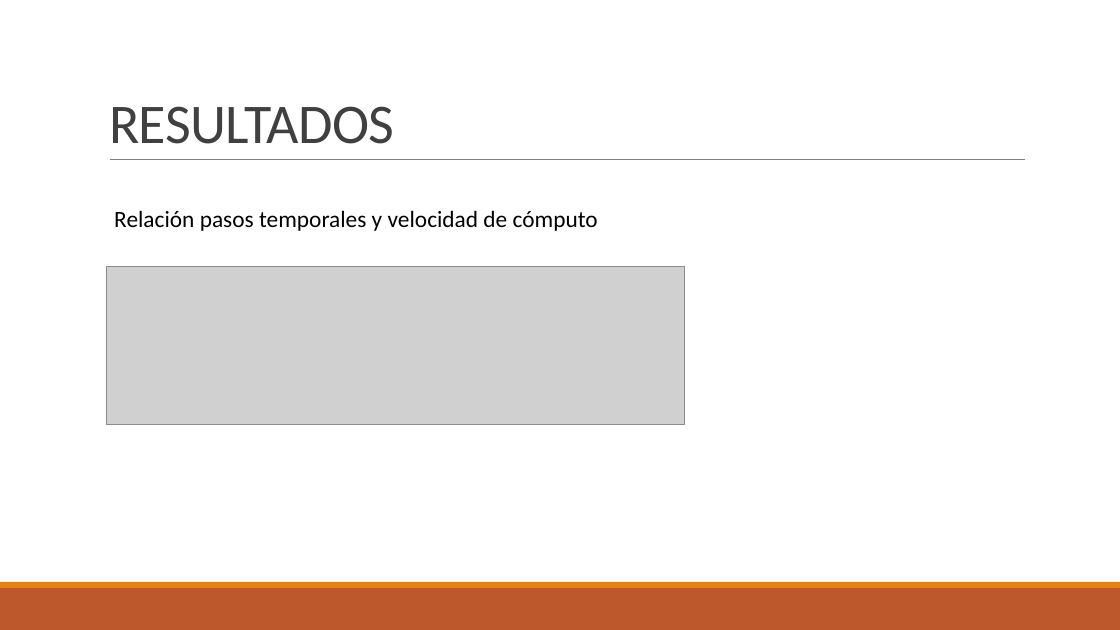
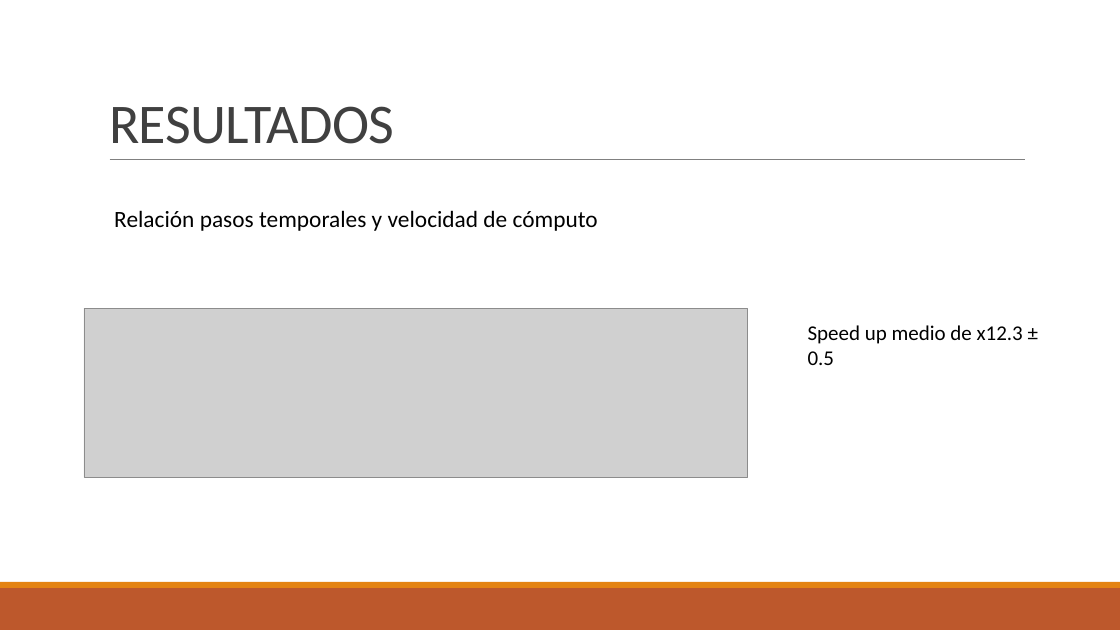
Before and after one commit to juanjo1213/TFG-FDTD, a slide deck: slide 14 of Diapositivas/FDTD.pptx (slide 21 before the commit). Drawn at 1120x630 pixels with LibreOffice and Linux fonts; fonts in the diff are those of the drawing; grey boxes stand for pictures. Boxes give left, top, right and bottom in pixels: in the first picture for what was removed or moved away, otherwise in the second. Text is boxed around its words. In the diff, an @@ line names an element or a change of style, - is before the commit and + after.

```diff
--- a/Diapositivas/FDTD.pptx
+++ b/Diapositivas/FDTD.pptx
@@ picture removed at (106, 267, 685, 424) @@
@@ picture added at (84, 308, 748, 478) @@
@@ text added at (808, 325, 1023, 365), 18 pt, text #000000 @@
+Speed up medio de x12.3 ± 0.5
```
Also in this commit, not shown: 7 other slides changed, 1 slide added, 8 slides removed, 6 other files.
